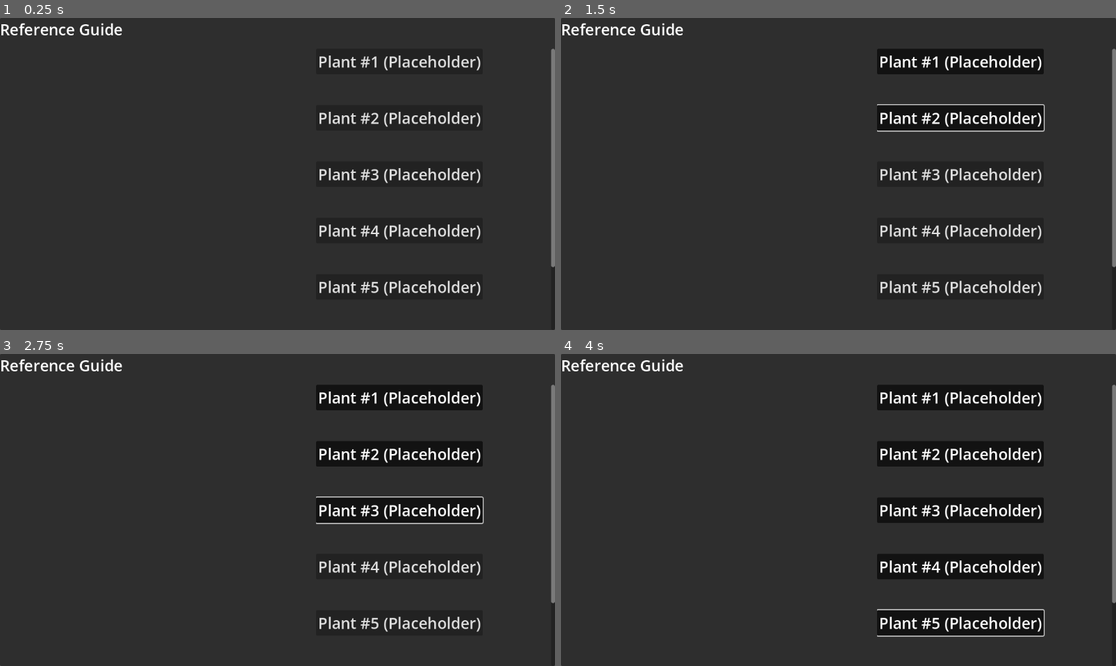
Above: before the commit, frames 1-4 (two rows, left to right).
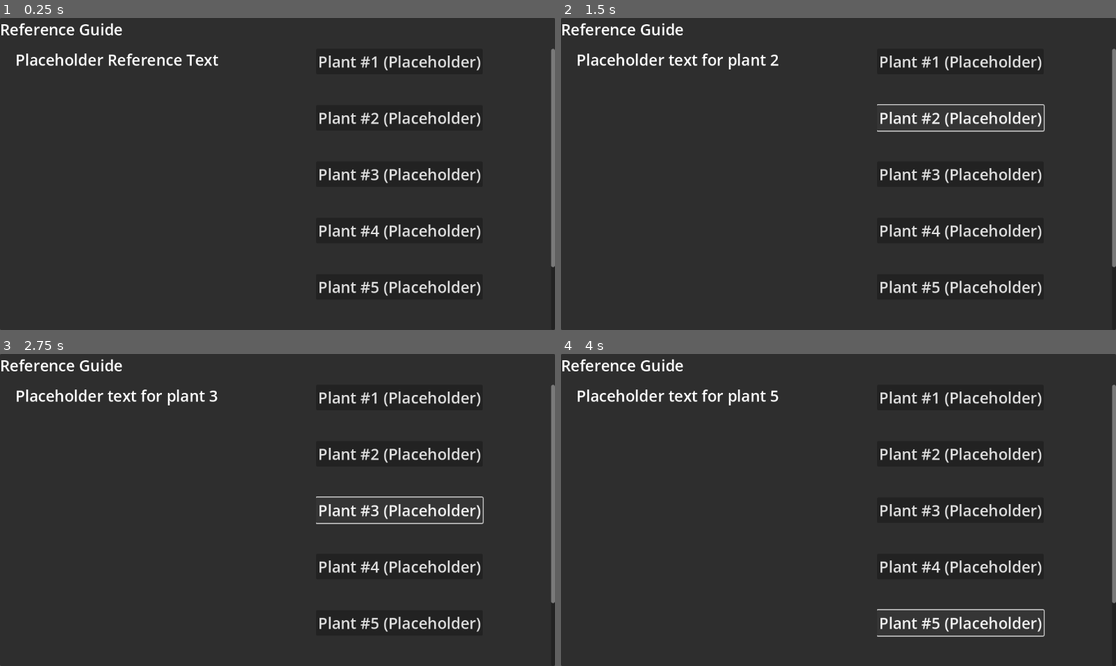
Above: after the commit, the same moments.

Repository: ArtGarci/AstroPonics
Game: Godot game, scene res://Objects/reference_menu.tscn
Two runs of this game, one before a commit and one after it. Both use one fixed random seed, a clock stepped at 60 frames per second and the inputs below. This scene is started directly instead of the project's main scene.
Inputs:
- Up to frame 1 (0.25 s): no input
- Up to frame 2 (1.5 s): click "Plant #1 (Placeholder)" at 0.5 s; click "Plant #2 (Placeholder)" at 1.25 s
- Up to frame 3 (2.75 s): click "Plant #3 (Placeholder)" at 2 s
- Up to frame 4 (4 s): click "Plant #4 (Placeholder)" at 2.75 s; click "Plant #5 (Placeholder)" at 3.5 s

The runs differ from the first frame. In frame 1, 0.6% of the frame differs, in the area x 3-40%, y 11-16%; in frame 2, 2.8%; in frame 3, 3.0%; in frame 4, 3.6%, in the area x 3-87%, y 11-91%.

Commit message:
Change reference guide text to respond to events.
On button press the reference guide text will change to the
corresponding text for each plant.

Diff:
--- a/Objects/ReferenceGuideText.gd
+++ b/Objects/ReferenceGuideText.gd
@@ -2,7 +2,14 @@
 
 extends RichTextLabel
 
-var plant_buttons = self.get_children()
+# Define the text for each plant
+var plant1Text = "Placeholder text for plant 1"
+var plant2Text = "Placeholder text for plant 2"
+var plant3Text = "Placeholder text for plant 3"
+var plant4Text = "Placeholder text for plant 4"
+var plant5Text = "Placeholder text for plant 5"
+var plant6Text = "Placeholder text for plant 6"
+var plant7Text = "Placeholder text for plant 7"
 
 # Called when the node enters the scene tree for the first time.
 func _ready():
@@ -12,47 +19,58 @@
 func _process(delta):
 	pass
 
-func handle_button_pressed(selected_button):
-	# make all buttons untoggled except for selected button
-	var buttons = self.get_children()
-	for button in buttons:
-		if button == selected_button:
-			continue
-		# Untoggle the button
-		button.set("toggle", "false")
+# Called everytime one of the plant buttons are pressed. 'btn' is the corresponding button pressed.
+func handleButtonPress(btn):
+	# Change the ReferenceGuideText on button press
+	match btn:
+		"btn-1":
+			self.text = plant1Text
+		"btn-2":
+			self.text = plant2Text
+		"btn-3":
+			self.text = plant3Text
+		"btn-4":
+			self.text = plant4Text
+		"btn-5":
+			self.text = plant5Text
+		"btn-6":
+			self.text = plant6Text
+		"btn-7":
+			self.text = plant7Text
+		_:
+			print("undefined event")
+	pass
 
-# Change the text of the reference guide to reflect the current plant characteristics
-# Plant 1 reference text loading
-func _on_plant_1_toggled(button_pressed):
-	print("Plant 1 button pressed.")
+
+func _on_plant_1_pressed(btn):
+	handleButtonPress(btn)
 	pass # Replace with function body.
 
-# Plant 2 reference text loading
-func _on_plant_2_toggled(button_pressed):
-	print("Plant 2 button pressed.")
+
+func _on_plant_2_pressed(btn):
+	handleButtonPress(btn)
 	pass # Replace with function body.
 
-# Plant 3 reference text loading
-func _on_plant_3_toggled(button_pressed):
-	print("Plant 3 button pressed.")
+
+func _on_plant_3_pressed(btn):
+	handleButtonPress(btn)
 	pass # Replace with function body.
 
-# Plant 4 reference text loading
-func _on_plant_4_toggled(button_pressed):
-	print("Plant 4 button pressed.")
+
+func _on_plant_4_pressed(btn):
+	handleButtonPress(btn)
 	pass # Replace with function body.
 
-# Plant 5 reference text loading
-func _on_plant_5_toggled(button_pressed):
-	print("Plant 5 button pressed.")
+func _on_plant_5_pressed(btn):
+	handleButtonPress(btn)
 	pass # Replace with function body.
 
-# Plant 6 reference text loading
-func _on_plant_6_toggled(button_pressed):
-	print("Plant 6 button pressed.")
+
+func _on_plant_6_pressed(btn):
+	handleButtonPress(btn)
 	pass # Replace with function body.
 
-# Plant 7 reference text loading
-func _on_plant_7_toggled(button_pressed):
-	print("Plant 7 button pressed.")
+
+func _on_plant_7_pressed(btn):
+	handleButtonPress(btn)
 	pass # Replace with function body.
--- a/Objects/reference_menu.tscn
+++ b/Objects/reference_menu.tscn
@@ -18,6 +18,19 @@
 grow_horizontal = 2
 grow_vertical = 2
 
+[node name="ReferenceGuideText" type="RichTextLabel" parent="Background"]
+layout_mode = 1
+anchors_preset = -1
+anchor_left = 0.0277778
+anchor_top = 0.0987654
+anchor_right = 0.554688
+anchor_bottom = 0.938272
+offset_right = 1.0
+theme_override_font_sizes/normal_font_size = 32
+text = "Placeholder Reference Text"
+script = ExtResource("1_yu732")
+metadata/_edit_use_anchors_ = true
+
 [node name="Label" type="Label" parent="Background"]
 layout_mode = 1
 offset_right = 250.0
@@ -27,21 +40,6 @@
 text = "Reference Guide"
 horizontal_alignment = 1
 vertical_alignment = 1
-
-[node name="ReferenceGuideText" type="RichTextLabel" parent="Background"]
-layout_mode = 1
-anchors_preset = 15
-anchor_right = 1.0
-anchor_bottom = 1.0
-offset_right = -1791.0
-offset_bottom = -915.0
-grow_horizontal = 2
-grow_vertical = 2
-theme_override_font_sizes/normal_font_size = 32
-text = "Placeholder text for reference menu items"
-fit_content = true
-script = ExtResource("1_yu732")
-metadata/_edit_use_anchors_ = true
 
 [node name="ScrollContainer" type="ScrollContainer" parent="Background"]
 layout_mode = 1
@@ -54,70 +52,64 @@
 grow_horizontal = 0
 grow_vertical = 2
 
-[node name="VBoxContainer" type="VBoxContainer" parent="Background/ScrollContainer"]
+[node name="PlantVBoxContainer" type="VBoxContainer" parent="Background/ScrollContainer"]
+unique_name_in_owner = true
 layout_mode = 2
 theme_override_constants/separation = 64
 
-[node name="Plant 1" type="Button" parent="Background/ScrollContainer/VBoxContainer"]
+[node name="Plant 1" type="Button" parent="Background/ScrollContainer/PlantVBoxContainer"]
 layout_mode = 2
 size_flags_horizontal = 0
 size_flags_vertical = 4
 theme_override_font_sizes/font_size = 32
-toggle_mode = true
 text = "Plant #1 (Placeholder)"
 
-[node name="Plant 2" type="Button" parent="Background/ScrollContainer/VBoxContainer"]
+[node name="Plant 2" type="Button" parent="Background/ScrollContainer/PlantVBoxContainer"]
 layout_mode = 2
 size_flags_horizontal = 0
 size_flags_vertical = 4
 theme_override_font_sizes/font_size = 32
-toggle_mode = true
 text = "Plant #2 (Placeholder)"
 
-[node name="Plant 3" type="Button" parent="Background/ScrollContainer/VBoxContainer"]
+[node name="Plant 3" type="Button" parent="Background/ScrollContainer/PlantVBoxContainer"]
 layout_mode = 2
 size_flags_horizontal = 0
 size_flags_vertical = 4
 theme_override_font_sizes/font_size = 32
-toggle_mode = true
 text = "Plant #3 (Placeholder)"
 
-[node name="Plant 4" type="Button" parent="Background/ScrollContainer/VBoxContainer"]
+[node name="Plant 4" type="Button" parent="Background/ScrollContainer/PlantVBoxContainer"]
 layout_mode = 2
 size_flags_horizontal = 0
 size_flags_vertical = 4
 theme_override_font_sizes/font_size = 32
-toggle_mode = true
 text = "Plant #4 (Placeholder)"
 
-[node name="Plant 5" type="Button" parent="Background/ScrollContainer/VBoxContainer"]
+[node name="Plant 5" type="Button" parent="Background/ScrollContainer/PlantVBoxContainer"]
 layout_mode = 2
 size_flags_horizontal = 0
 size_flags_vertical = 4
 theme_override_font_sizes/font_size = 32
-toggle_mode = true
 text = "Plant #5 (Placeholder)"
 
-[node name="Plant 6" type="Button" parent="Background/ScrollContainer/VBoxContainer"]
+[node name="Plant 6" type="Button" parent="Background/ScrollContainer/PlantVBoxContainer"]
 layout_mode = 2
 size_flags_horizontal = 0
 size_flags_vertical = 4
 theme_override_font_sizes/font_size = 32
-toggle_mode = true
 text = "Plant #6 (Placeholder)"
 
-[node name="Plant 7" type="Button" parent="Background/ScrollContainer/VBoxContainer"]
+[node name="Plant 7" type="Button" parent="Background/ScrollContainer/PlantVBoxContainer"]
 layout_mode = 2
 size_flags_horizontal = 0
 size_flags_vertical = 4
 theme_override_font_sizes/font_size = 32
-toggle_mode = true
 text = "Plant #7 (Placeholder)"
 
-[connection signal="toggled" from="Background/ScrollContainer/VBoxContainer/Plant 1" to="Background/ReferenceGuideText" method="_on_plant_1_toggled"]
-[connection signal="toggled" from="Background/ScrollContainer/VBoxContainer/Plant 2" to="Background/ReferenceGuideText" method="_on_plant_2_toggled"]
-[connection signal="toggled" from="Background/ScrollContainer/VBoxContainer/Plant 3" to="Background/ReferenceGuideText" method="_on_plant_3_toggled"]
-[connection signal="toggled" from="Background/ScrollContainer/VBoxContainer/Plant 4" to="Background/ReferenceGuideText" method="_on_plant_4_toggled"]
-[connection signal="toggled" from="Background/ScrollContainer/VBoxContainer/Plant 5" to="Background/ReferenceGuideText" method="_on_plant_5_toggled"]
-[connection signal="toggled" from="Background/ScrollContainer/VBoxContainer/Plant 6" to="Background/ReferenceGuideText" method="_on_plant_6_toggled"]
-[connection signal="toggled" from="Background/ScrollContainer/VBoxContainer/Plant 7" to="Background/ReferenceGuideText" method="_on_plant_7_toggled"]
+[connection signal="pressed" from="Background/ScrollContainer/PlantVBoxContainer/Plant 1" to="Background/ReferenceGuideText" method="_on_plant_1_pressed" binds= ["btn-1"]]
+[connection signal="pressed" from="Background/ScrollContainer/PlantVBoxContainer/Plant 2" to="Background/ReferenceGuideText" method="_on_plant_2_pressed" binds= ["btn-2"]]
+[connection signal="pressed" from="Background/ScrollContainer/PlantVBoxContainer/Plant 3" to="Background/ReferenceGuideText" method="_on_plant_3_pressed" binds= ["btn-3"]]
+[connection signal="pressed" from="Background/ScrollContainer/PlantVBoxContainer/Plant 4" to="Background/ReferenceGuideText" method="_on_plant_4_pressed" binds= ["btn-4"]]
+[connection signal="pressed" from="Background/ScrollContainer/PlantVBoxContainer/Plant 5" to="Background/ReferenceGuideText" method="_on_plant_5_pressed" binds= ["btn-5"]]
+[connection signal="pressed" from="Background/ScrollContainer/PlantVBoxContainer/Plant 6" to="Background/ReferenceGuideText" method="_on_plant_6_pressed" binds= ["btn-6"]]
+[connection signal="pressed" from="Background/ScrollContainer/PlantVBoxContainer/Plant 7" to="Background/ReferenceGuideText" method="_on_plant_7_pressed" binds= ["btn-7"]]
